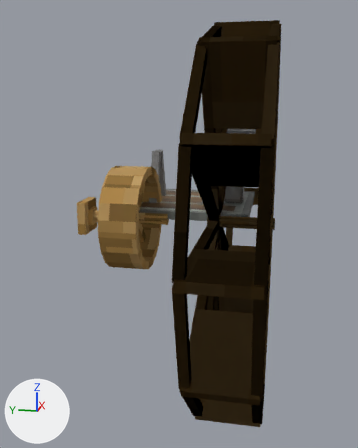
Two versions of the Blender file aw2_generators/src/main/resources/assets/projectsteam_aw2_generators/objmodels/waterwheel_generator.blend, one commit apart.
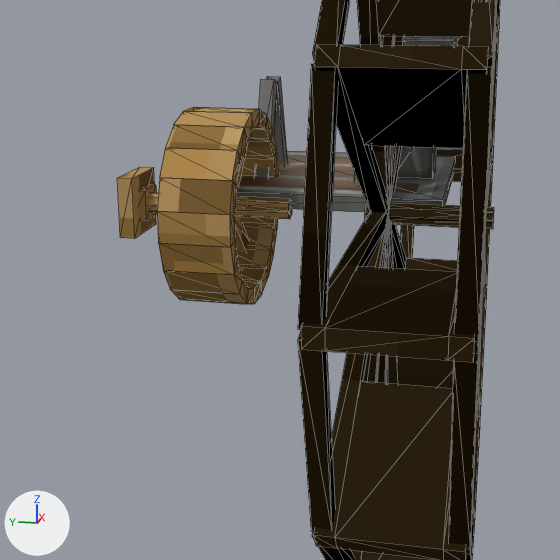
Each version appears first whole from a camera (50 mm lens) standing at (-3.64, -1.2, 0.88) and looking at (0.0, -0.48, -0.03), and next in a close-up on the part from 4% to 87% of the width and 24% to 90% of the height. The lights are fixed; the arrows at lower left show +X, +Y and +Z. The close-ups show mesh edges as thin lines.

Script lines for the objects in view, before the commit:
```python
me_base = bpy.data.meshes.new('base')
me_base.from_pydata(...)  # 56 vertices, 86 faces; spans x 0.0..1.0, y 0.0..0.656, z 0.0..1.005
me_base.materials.append(mat_material)  # picture img_water_wheel_generator_png
me_fly_wheel = bpy.data.meshes.new('fly_wheel')
me_fly_wheel.from_pydata(...)  # 784 vertices, 1176 faces; spans x -1.41..1.41, y -1.41..1.41, z -0.3..1.2
me_fly_wheel.materials.append(mat_material_001)  # picture img_planks_png
ob_base = bpy.data.objects.new('base', me_base)
ob_base.location = (0.0, 0.0, 0.0)
ob_base.rotation_euler = (1.571, 0.0, 0.0)  # degrees (90, 0, 0)
ob_wheel = bpy.data.objects.new('wheel', me_fly_wheel)
ob_wheel.location = (0.0, 0.0, 0.0)
ob_wheel.rotation_euler = (1.571, 0.0, 0.0)  # degrees (90, 0, 0)
```
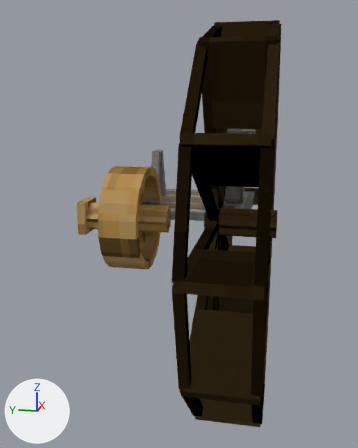
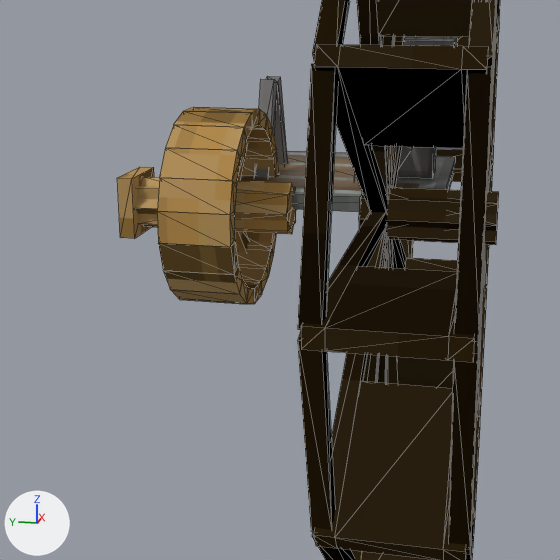
The change, as a diff of the scene's bpy script:
```diff
--- a/aw2_generators/src/main/resources/assets/projectsteam_aw2_generators/objmodels/waterwheel_generator.blend.py
+++ b/aw2_generators/src/main/resources/assets/projectsteam_aw2_generators/objmodels/waterwheel_generator.blend.py
@@ me_fly_wheel @@
 # used by ob_wheel; location = (0.0, 0.0, 0.0); rotation_euler = (1.571, 0.0, 0.0), in degrees (90, 0, 0)
-me_fly_wheel.from_pydata(...)  # 784 vertices, 1176 faces; spans x -1.41..1.41, y -1.41..1.41, z -0.3..1.2
+me_fly_wheel.from_pydata(...)  # 784 vertices, 1176 faces; spans x -1.41..1.41, y -1.41..1.41, z -0.3..1.21
+# me_fly_wheel part 1: the loose piece of 8 vertices spanning x -0.03..0.03, y -0.03..0.03, z -0.24..0.39 is scaled about its middle by (2.42, 2.42, 1.02)
+# me_fly_wheel part 2: the loose piece of 8 vertices spanning x -0.04..0.05, y -0.04..0.04, z -0.24..0.39 is scaled about its middle by (2.42, 2.42, 1.02)
+# me_fly_wheel part 3: the loose piece of 8 vertices spanning x -0.03..0.03, y -0.03..0.03, z 0.7..1.2 is scaled about its middle by (2.42, 2.42, 1.06)
+# me_fly_wheel part 4: the loose piece of 8 vertices spanning x -0.04..0.04, y -0.04..0.04, z 0.7..1.2 is scaled about its middle by (2.42, 2.42, 1.06)
+# me_fly_wheel part 5: texture (UV) coordinates of 252 of 1176 faces, centred in x -0.39..0.4, y -0.39..0.39, z -0.03..0.25, changed; they spanned u 0.0..0.99, v 0.0..0.99 and now span u 0.1..0.91, v 0.04..0.93
 me_fly_wheel.materials.append(mat_material_001)
```

What differs and where, as boxes [x1, y1, x2, y2] in the close-ups (560 x 560 px; the box of a moved part takes in the faces that stretch with it):
'wheel', reshaped, surface changed: [117, 0, 500, 560] in both
part 1 of me_fly_wheel, moved or reshaped: before [149, 196, 292, 218]; after [137, 186, 296, 231]
part 2 of me_fly_wheel, moved or reshaped: before [148, 192, 292, 219]; after [135, 177, 296, 234]
part 3 of me_fly_wheel, moved or reshaped: before [365, 206, 494, 228]; after [359, 195, 498, 242]
part 4 of me_fly_wheel, moved or reshaped: before [365, 203, 494, 229]; after [359, 187, 499, 245]
part 5 of me_fly_wheel, surface changed: [157, 107, 279, 304] in both
